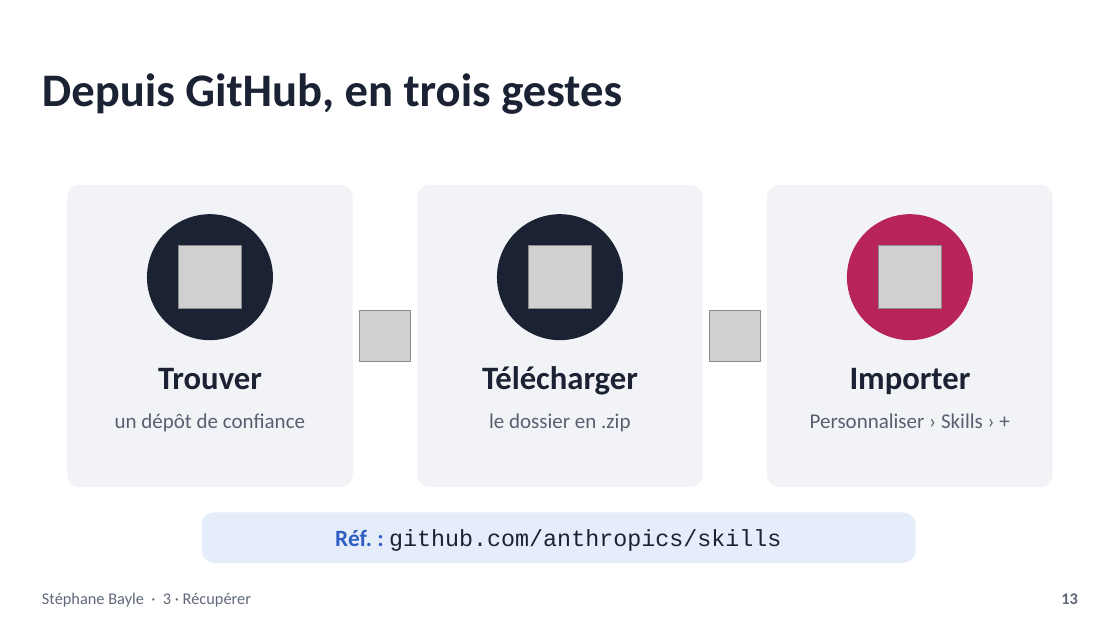
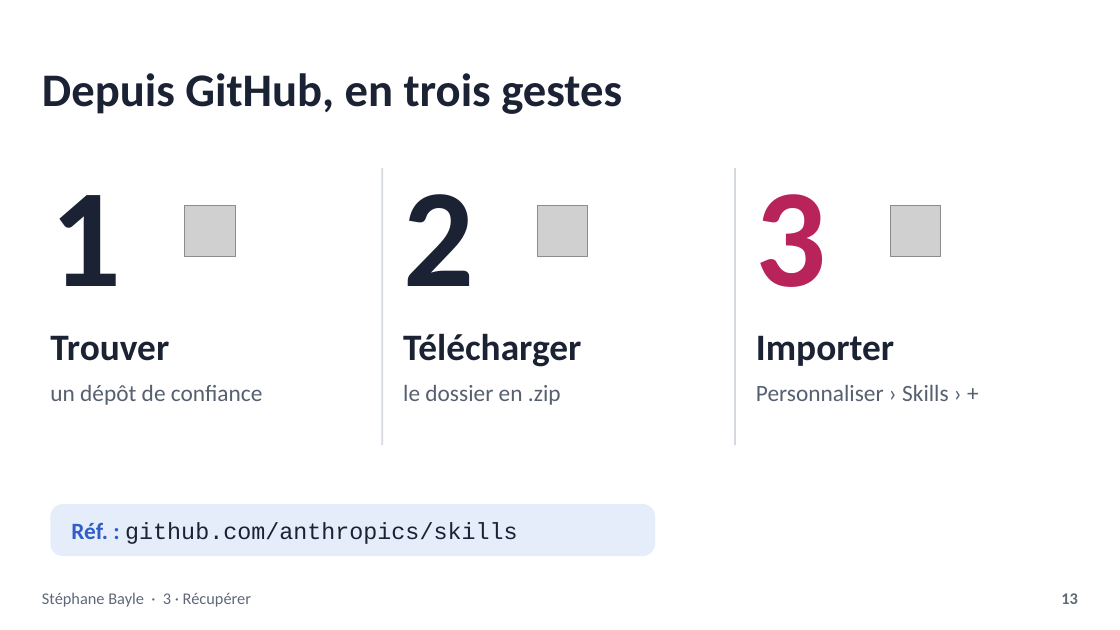
Before and after one commit to StephaneBayle/creer-une-skill-claude, a slide deck: slide 13 of skills-claude-presentation.pptx. Drawn at 1120x630 pixels with LibreOffice and Linux fonts; fonts in the diff are those of the drawing; grey boxes stand for pictures. Boxes give left, top, right and bottom in pixels: in the first picture for what was removed or moved away, otherwise in the second. Text is boxed around its words. In the diff, an @@ line names an element or a change of style, - is before the commit and + after.

```diff
--- a/skills-claude-presentation.pptx
+++ b/skills-claude-presentation.pptx
@@ line added from (382, 168) to (382, 445), #D5D9E0 1.5 pt @@
@@ line added from (735, 168) to (735, 445), #D5D9E0 1.5 pt @@
@@ text added at [50, 195, 121, 286], 120 pt, text #1B2233, bold @@
+1
@@ rounded rectangle removed at [67, 185, 353, 487] @@
@@ picture added at [185, 206, 235, 256] @@
@@ text added at [403, 194, 474, 286], 120 pt, text #1B2233, bold @@
+2
@@ rounded rectangle removed at [418, 185, 703, 487] @@
@@ picture added at [538, 206, 588, 256] @@
@@ text added at [756, 194, 827, 287], 120 pt, text #B8235A, bold @@
+3
@@ rounded rectangle removed at [767, 185, 1053, 487] @@
@@ picture added at [891, 206, 941, 256] @@
@@ ellipse removed at [147, 214, 273, 340] @@
@@ ellipse removed at [497, 214, 623, 340] @@
@@ ellipse removed at [847, 214, 973, 340] @@
@@ picture removed at [178, 245, 241, 308] @@
@@ picture removed at [528, 245, 592, 308] @@
@@ picture removed at [879, 245, 942, 308] @@
@@ text "Trouver": place and size @@
-text "Trouver" at [158, 367, 262, 390]
+text "Trouver" at [50, 335, 169, 361]
@@ picture removed at [360, 311, 410, 361] @@
@@ text "Télécharger": place and size @@
-text "Télécharger" at [482, 366, 638, 395]
+text "Télécharger" at [403, 333, 581, 367]
@@ picture removed at [710, 311, 760, 361] @@
@@ size 28 to 32 pt; alignment centre to left in 3 elements at [50, 335, 169, 361], [403, 333, 581, 367], [756, 335, 894, 366] @@
@@ text "Importer": place and size @@
-text "Importer" at [850, 367, 971, 394]
+text "Importer" at [756, 335, 894, 366]
@@ size 18 to 20 pt; alignment centre to left in 3 elements at [756, 385, 949, 401], [403, 385, 561, 405], [50, 385, 262, 405] @@
@@ text "un dépôt de confiance": place and size @@
-text "un dépôt de confiance" at [115, 413, 305, 432]
+text "un dépôt de confiance" at [50, 385, 262, 405]
@@ text "le dossier en .zip": place and size @@
-text "le dossier en .zip" at [489, 413, 631, 432]
+text "le dossier en .zip" at [403, 385, 561, 405]
@@ text "Personnaliser › Skills › +": place and size @@
-text "Personnaliser › Skills › +" at [810, 413, 983, 428]
+text "Personnaliser › Skills › +" at [756, 385, 949, 401]
@@ rounded rectangle: place and size @@
-rounded rectangle at [202, 513, 916, 563]
+rounded rectangle at [50, 504, 655, 556]
@@ rounded rectangle at [50, 504, 655, 556]: proportions changed @@
@@ text "Réf. : github.com/anthropics/skills": place and size @@
-text "Réf. : github.com/anthropics/skills" at [335, 530, 781, 551]
+text "Réf. : github.com/anthropics/skills" at [71, 522, 517, 544]
@@ text "Réf. : github.com/anthropics/skills" at [71, 522, 517, 544]: alignment centre to left @@
```
Also in this commit, not shown: 2 other slides changed, 8 other files.
